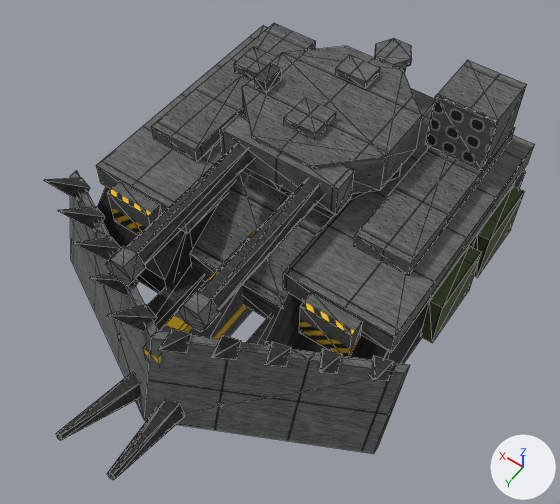
What one commit did to the glTF model art/models/wild_boar.glb.
One viewpoint serves both versions: a 50 mm lens placed at (-66.9, 106.6, 155.6), pointed at (-5.3, 20.4, 20.1). Arrows for +X, +Y and +Z are at lower right; the lights stay in place. The picture after the commit comes second. Mesh edges are drawn as thin lines. Where no turn or scale is listed for an object, it has been applied to the vertices. Vertices at exactly the same position are counted once.

In view in the first picture: 'catcher', 'catcher.001', 'gun', 'gun.001', 'hull', 'mantlet', 'missile_box', 'skirt', 'skirt.001', 'spike.005', 'spike.009', 'tread_deck', 'tread_deck.001', 'turret' and 28 more.
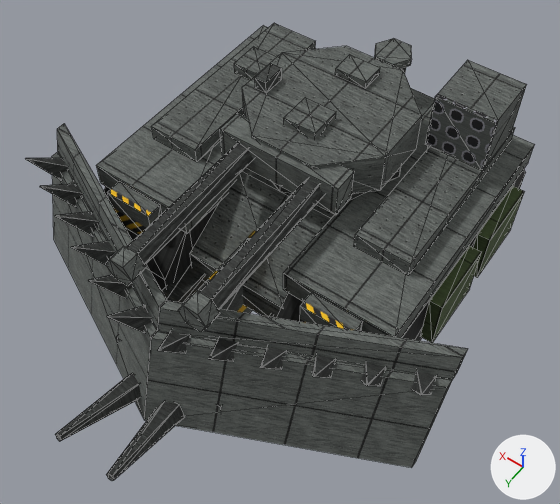
Pixel boxes (x1, y1, x2, y2) of what changed, in the pictures (560 x 504 px):
'catcher', reshaped (16% wider, 10% taller)
    before: (144, 331, 410, 454)
    after: (144, 332, 452, 468)
'catcher_crest', added
    after: (158, 301, 468, 380)
'catcher.001', reshaped (19% wider, 8% taller)
    before: (70, 171, 158, 418)
    after: (52, 152, 157, 418)
'catcher_crest.001', added
    after: (57, 124, 167, 332)
'spike.005', moved, turned
    before: (107, 305, 157, 332)
    after: (411, 371, 437, 395)
'spike.009', moved
    before: (44, 178, 90, 201)
    after: (55, 212, 99, 235)
'spike.010', added
    after: (40, 184, 83, 207)
'spike.011', added
    after: (26, 158, 68, 180)
'tread', unchanged, covered by the edit
    before: (265, 169, 526, 364)
    after: (276, 169, 526, 341)
'catcher_spine', unchanged, covered by the edit
    before: (143, 231, 256, 366)
    after: (197, 231, 256, 314)

The change in detail:
me_catcher is used by ob_catcher; location (0.0, 0.0, 0.0).
Before the commit, vertices of me_catcher: 1 (-44.0, 41.0, 2.0) at pixel (373, 453), 2 (-44.0, 39.0, 2.0) at pixel (378, 446), 5 (-44.0, 34.0, 26.0) at pixel (404, 372), 6 (-44.0, 32.0, 26.0) at pixel (410, 365).
me_catcher had 8 vertices, 12 faces and spanned x -44.0..0.0, y 32.0..63.0, z 2.0..26.0.
me_catcher now has 8 vertices, 12 faces and spans x -52.0..0.0, y 30.0..63.0, z 2.0..26.0.
Part 1, on me_catcher:
Vertices 1, 2, 5, 6 of me_catcher move by (-8.0, -2.0, 0.0).
me_catcher_001 is used by ob_catcher_001; location (0.0, 0.0, 0.0).
Before the commit, vertices of me_catcher_001: 1 (44.0, 41.0, 2.0) at pixel (70, 259), 2 (44.0, 39.0, 2.0), 5 (44.0, 34.0, 26.0) at pixel (70, 175), 6 (44.0, 32.0, 26.0) at pixel (76, 170).
me_catcher_001 had 8 vertices, 12 faces and spanned x 0.0..44.0, y 32.0..63.0, z 2.0..26.0.
me_catcher_001 now has 8 vertices, 12 faces and spans x 0.0..52.0, y 30.0..63.0, z 2.0..26.0.
Part 2, on me_catcher_001:
Vertices 1, 2, 5, 6 of me_catcher_001 move by (8.0, -2.0, 0.0).
me_spike_005 is used by ob_spike_005; location (0.0, 0.0, 0.0).
me_spike_005 had 8 vertices, 12 faces and spanned x 2.07..6.73, y 50.83..59.9, z 23.65..33.07.
me_spike_005 now has 8 vertices, 12 faces and spans x -50.0..-45.34, y 31.03..40.1, z 23.65..33.07.
me_spike_005 part 3: the whole mesh is turned 31.9 degrees about the z axis through its middle, then moved by (-53.42, -20.19, 0.0).
me_spike_009 is used by ob_spike_009; location (0.0, 0.0, 0.0).
me_spike_009 had 8 vertices, 12 faces and spanned x 37.27..41.93, y 33.23..42.3, z 23.65..33.07.
me_spike_009 now has 8 vertices, 12 faces and spans x 28.0..32.66, y 39.03..48.1, z 23.65..33.07.
me_spike_009 part 4: the whole mesh is moved by (-9.27, 5.8, 0.0).
Mesh me_spike_011 is new.
It has 8 vertices, 12 faces and spans x 45.34..50.0, y 31.03..40.1, z 23.65..33.07.
It uses material mat_steel_dark (picture img_dark).
Mesh me_spike_010 is new.
It has 8 vertices, 12 faces and spans x 36.67..41.33, y 35.03..44.1, z 23.65..33.07.
It uses material mat_steel_dark (picture img_dark).
Mesh me_catcher_crest_001 is new.
It has 8 vertices, 12 faces and spans x 0.0..52.0, y 26.2..54.2, z 26.0..32.0.
It uses material mat_steel_plate (picture img_plate).
Mesh me_catcher_crest is new.
It has 8 vertices, 12 faces and spans x -52.0..0.0, y 26.2..54.2, z 26.0..32.0.
It uses material mat_steel_plate (picture img_plate).
Object 'spike.011' (ob_spike_011) is new; it shows me_spike_011.
Its location is (0.0, 0.0, 0.0).
Object 'spike.010' (ob_spike_010) is new; it shows me_spike_010.
Its location is (0.0, 0.0, 0.0).
Object 'catcher_crest.001' (ob_catcher_crest_001) is new; it shows me_catcher_crest_001.
Its location is (0.0, 0.0, 0.0).
Object 'catcher_crest' (ob_catcher_crest) is new; it shows me_catcher_crest.
Its location is (0.0, 0.0, 0.0).
